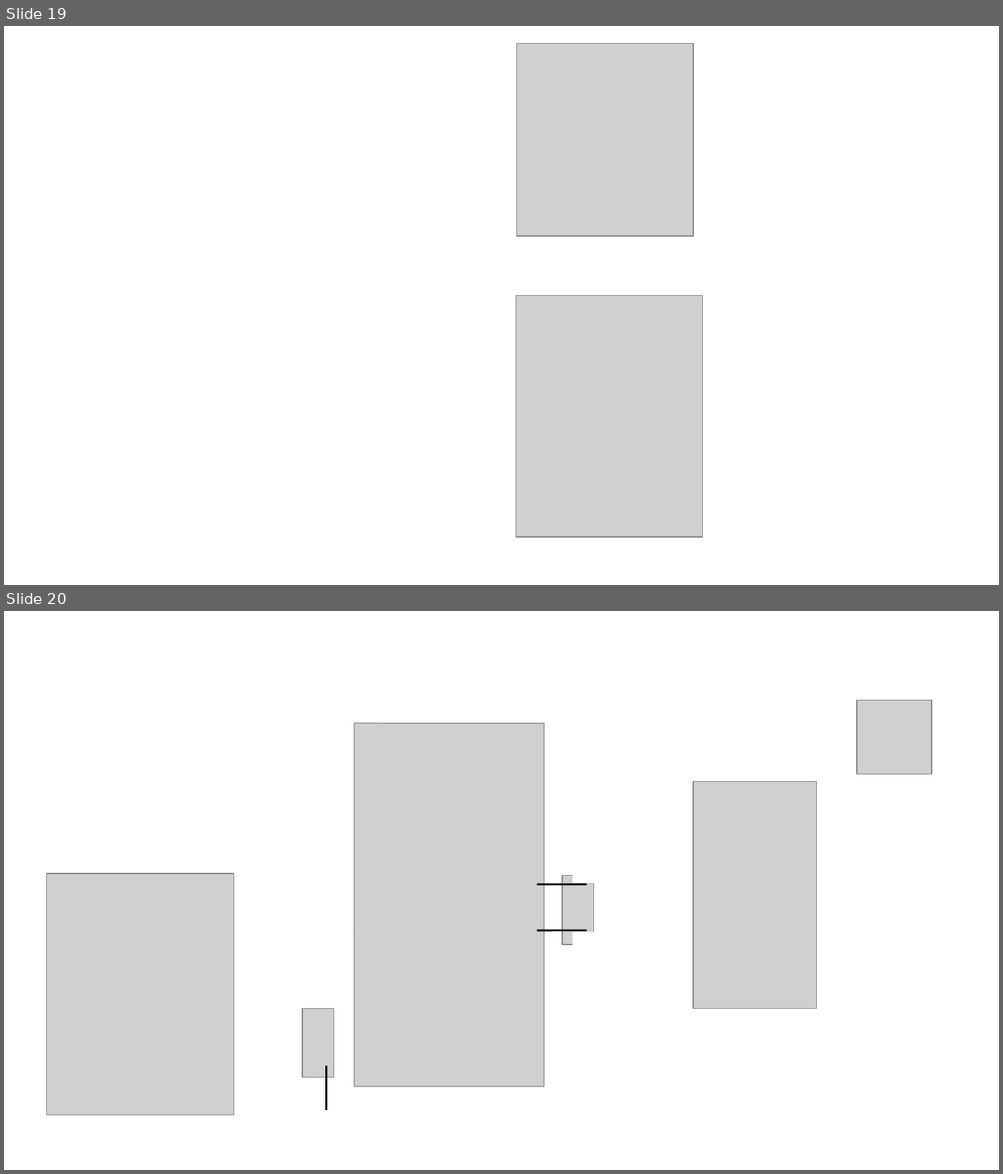
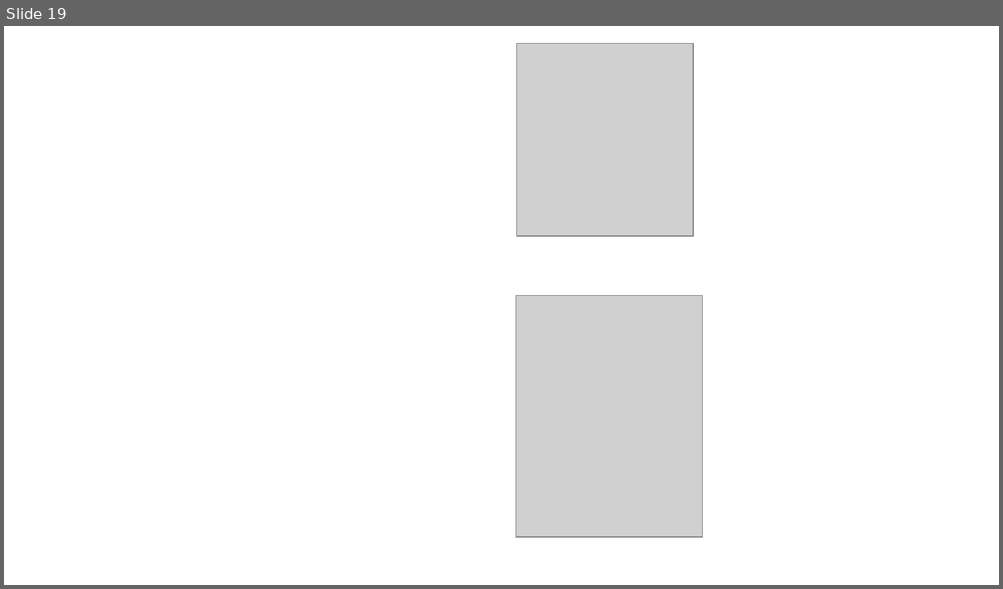
Before and after one commit to Noschvie/shrdzm, a slide deck: hardware/Wiring.odp. Shown one above the other, each under a label of ours: slides 19 and 20 before the commit, slide 19 after it. The pictures are 1003x1174 and 1003x589 pixels, drawn with LibreOffice and Linux fonts; fonts in the diff are those of the drawing; grey boxes stand for pictures. Boxes give left, top, right and bottom in pixels: in the first picture for what was removed or moved away, otherwise in the second. Text is boxed around its words. In the diff, an @@ line names an element or a change of style, - is before the commit and + after.

```diff
--- a/hardware/Wiring.odp
+++ b/hardware/Wiring.odp
@@ slide 20 removed at (4,611,999,1170), background #FFFFFF @@
@@ picture removed at (857,701,932,775) @@
@@ picture removed at (354,723,543,1087) @@
@@ picture removed at (694,782,817,1009) @@
@@ rectangle removed at (572,854,600,883) @@
@@ picture removed at (46,874,233,1116) @@
@@ picture removed at (563,875,595,945) @@
@@ line removed from (587, 885) to (538, 885) @@
@@ line removed from (587, 931) to (538, 931) @@
@@ rectangle removed at (572,932,600,960) @@
@@ picture removed at (303,1009,334,1079) @@
@@ line removed from (326, 1066) to (326, 1111) @@
```
Also in this commit, not shown: 1 slide added.
